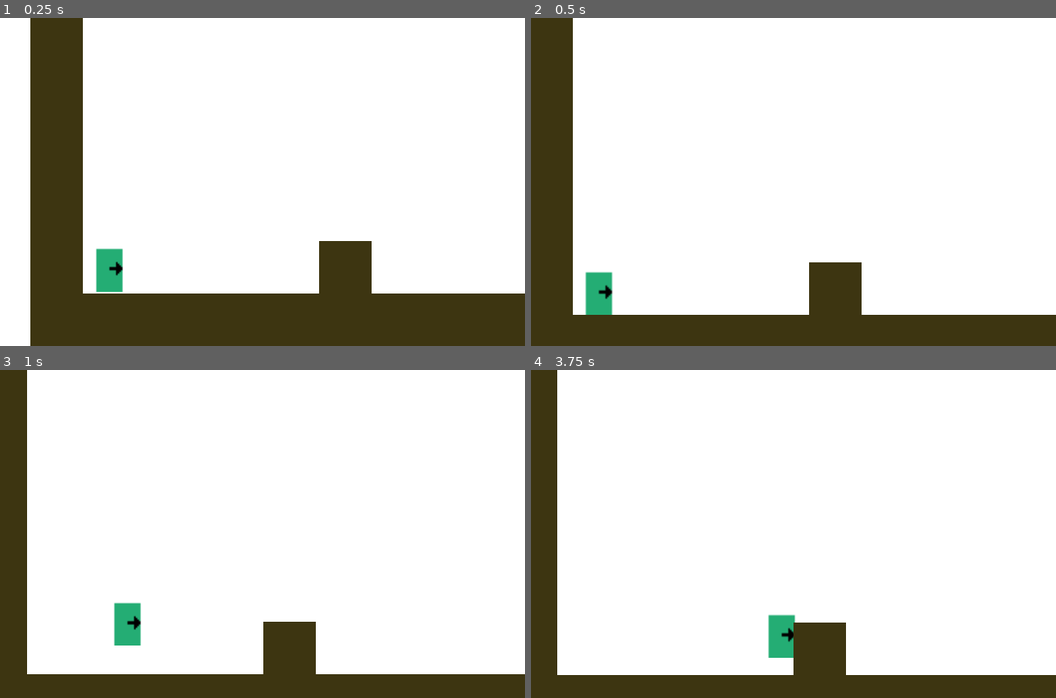
Above: before the commit, frames 1-4 (two rows, left to right).
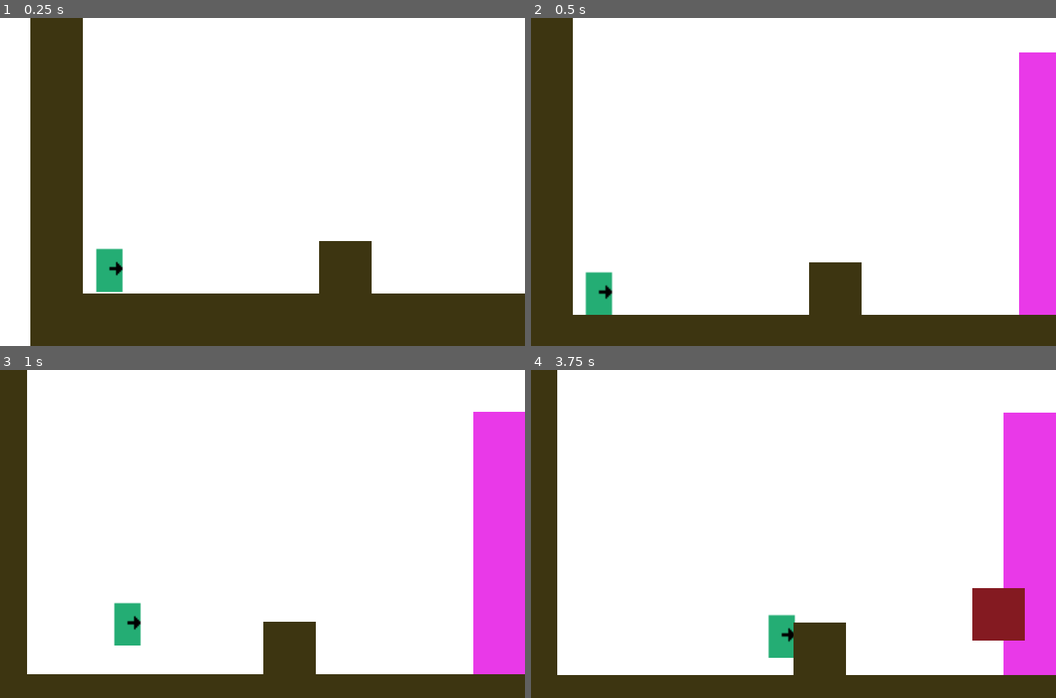
Above: after the commit, the same moments.

Repository: KapFlagon/Imoonity
Game: Godot game, scene res://src/scenes/levels/prototypes/TemplateLevel.tscn
Two runs of this game, one before a commit and one after it. Both use one fixed random seed, a clock stepped at 60 frames per second and the inputs below.
Inputs:
- Up to frame 1 (0.25 s): no input
- Up to frame 2 (0.5 s): no input
- Up to frame 3 (1 s): hold D (move_right) from 0.53 s (still down); tap O (action_phase, bound only after the commit) at 0.6 s; tap W (move_jump) at 0.77 s
- Up to frame 4 (3.75 s): tap P (action_fire) at 1.35, 3.6 s; tap W (move_jump) at 1.52, 3.02 s; tap O (action_phase, bound only after the commit) at 1.55, 2.1, 2.85 s; release D (move_right) at 2.03 s; hold A (move_left) 2.03-2.78 s; hold D (move_right) from 2.78 s (still down)

Frame 1 is identical in both runs. In frame 2, 5.6% of the frame differs, in the area x 92-100%, y 10-91%; in frame 3, 7.9%; in frame 4, 8.9%, in the area x 84-100%, y 13-93%.

Commit message:
Phase Ability POC
Added Phase ability functionality

Diff:
--- a/project.godot
+++ b/project.godot
@@ -60,6 +60,11 @@
 "events": [ Object(InputEventKey,"resource_local_to_scene":false,"resource_name":"","device":0,"alt":false,"shift":false,"control":false,"meta":false,"command":false,"pressed":false,"scancode":80,"unicode":0,"echo":false,"script":null)
  ]
 }
+action_phase={
+"deadzone": 0.5,
+"events": [ Object(InputEventKey,"resource_local_to_scene":false,"resource_name":"","device":0,"alt":false,"shift":false,"control":false,"meta":false,"command":false,"pressed":false,"scancode":79,"unicode":0,"echo":false,"script":null)
+ ]
+}
 
 [layer_names]
 
--- /dev/null
+++ b/src/scenes/game_objects/phaseAbility/phaseAbilityManager.gd
@@ -0,0 +1,16 @@
+extends Node
+
+var playerScene
+
+
+# Called when the node enters the scene tree for the first time.
+func _ready():
+	playerScene = get_parent()
+
+
+func checkActionButtonPressed():
+	if Input.is_action_just_pressed("action_phase"):
+		if(playerScene.get_collision_mask_bit(2) ):
+			playerScene.set_collision_mask_bit(2,false)
+		else:
+			playerScene.set_collision_mask_bit(2,true)
--- /dev/null
+++ b/src/scenes/game_objects/phaseAbility/phaseAbilityManager.tscn
@@ -0,0 +1,6 @@
+[gd_scene load_steps=2 format=2]
+
+[ext_resource path="res://src/scenes/game_objects/phaseAbility/phaseAbilityManager.gd" type="Script" id=1]
+
+[node name="phaseAbilityManager" type="Node"]
+script = ExtResource( 1 )
--- a/src/scenes/game_objects/scripts/Player.gd
+++ b/src/scenes/game_objects/scripts/Player.gd
@@ -10,11 +10,14 @@
 var velocity = Vector2(0, 0)
 
 var titanAbilityManager
+var phaseAbilityManager
 
 # Called when the node enters the scene tree for the first time.
 func _ready() -> void:
 	titanAbilityManager = preload("res://src/scenes/game_objects/PlanetProjectileAbility/TitanAbilityManager.tscn").instance()
+	phaseAbilityManager = preload("res://src/scenes/game_objects/phaseAbility/phaseAbilityManager.tscn").instance()
 	add_child(titanAbilityManager)
+	add_child(phaseAbilityManager)
 
 # Called every frame. 'delta' is the elapsed time since the previous frame.
 func _physics_process(delta: float) -> void:
@@ -24,6 +27,9 @@
 	move_and_slide(velocity, Vector2.UP)
 #	Place Holder for now
 	titanAbilityManager.checkActionButtonPressed()
+	phaseAbilityManager.checkActionButtonPressed()
+
+
 
 func update_player_velocity(delta: float) -> void:
 	velocity.x = update_player_horizontal_velocity()
--- a/src/scenes/levels/prototypes/TemplateLevel.tscn
+++ b/src/scenes/levels/prototypes/TemplateLevel.tscn
@@ -1,8 +1,35 @@
-[gd_scene load_steps=6 format=2]
+[gd_scene load_steps=9 format=2]
 
 [ext_resource path="res://assets/images/sprites/Placeholder_Background.png" type="Texture" id=1]
 [ext_resource path="res://assets/images/sprites/Placeholder_Wall.png" type="Texture" id=2]
 [ext_resource path="res://src/scenes/game_objects/Player.tscn" type="PackedScene" id=3]
+[ext_resource path="res://assets/images/sprites/Placeholder_PhasingMaterial.png" type="Texture" id=4]
+
+[sub_resource type="ConvexPolygonShape2D" id=4]
+points = PoolVector2Array( 0, 0, 16, 0, 16, 16, 0, 16 )
+
+[sub_resource type="TileSet" id=3]
+0/name = "Placeholder_PhasingMaterial.png 0"
+0/texture = ExtResource( 4 )
+0/tex_offset = Vector2( 0, 0 )
+0/modulate = Color( 1, 1, 1, 1 )
+0/region = Rect2( 0, 0, 16, 16 )
+0/tile_mode = 0
+0/occluder_offset = Vector2( 0, 0 )
+0/navigation_offset = Vector2( 0, 0 )
+0/shape_offset = Vector2( 0, 0 )
+0/shape_transform = Transform2D( 1, 0, 0, 1, 0, 0 )
+0/shape = SubResource( 4 )
+0/shape_one_way = false
+0/shape_one_way_margin = 1.0
+0/shapes = [ {
+"autotile_coord": Vector2( 0, 0 ),
+"one_way": false,
+"one_way_margin": 1.0,
+"shape": SubResource( 4 ),
+"shape_transform": Transform2D( 1, 0, 0, 1, 0, 0 )
+} ]
+0/z_index = 0
 
 [sub_resource type="ConvexPolygonShape2D" id=1]
 points = PoolVector2Array( 0, 0, 16, 0, 16, 16, 0, 16 )
@@ -43,14 +70,24 @@
 "_edit_use_anchors_": false
 }
 
+[node name="PhaseTileMap" type="TileMap" parent="."]
+tile_set = SubResource( 3 )
+cell_size = Vector2( 16, 16 )
+cell_quadrant_size = 8
+collision_layer = 2147483652
+collision_mask = 0
+format = 1
+tile_data = PoolIntArray( 65554, 0, 0, 65555, 0, 0, 131090, 0, 0, 131091, 0, 0, 196626, 0, 0, 196627, 0, 0, 262162, 0, 0, 262163, 0, 0, 327698, 0, 0, 327699, 0, 0, 393234, 0, 0, 393235, 0, 0, 458770, 0, 0, 458771, 0, 0, 524306, 0, 0, 524307, 0, 0, 589842, 0, 0, 589843, 0, 0, 655378, 0, 0, 655379, 0, 0 )
+
 [node name="Player" parent="." instance=ExtResource( 3 )]
 position = Vector2( 32, 168 )
+collision_mask = 15
 
-[node name="TileMap" type="TileMap" parent="."]
+[node name="wallTileMap" type="TileMap" parent="."]
 tile_set = SubResource( 2 )
 cell_size = Vector2( 16, 16 )
 cell_quadrant_size = 8
 collision_layer = 2
 collision_mask = 31
 format = 1
-tile_data = PoolIntArray( -131073, 0, 0, -196608, 0, 0, -196565, 0, 0, -196564, 0, 0, -65537, 0, 0, -131072, 0, 0, -131029, 0, 0, -131028, 0, 0, -1, 0, 0, -65536, 0, 0, -65493, 0, 0, -65492, 0, 0, 65535, 0, 0, 0, 0, 0, 43, 0, 0, 44, 0, 0, 131071, 0, 0, 65536, 0, 0, 65579, 0, 0, 65580, 0, 0, 196607, 0, 0, 131072, 0, 0, 131115, 0, 0, 131116, 0, 0, 262143, 0, 0, 196608, 0, 0, 196651, 0, 0, 196652, 0, 0, 327679, 0, 0, 262144, 0, 0, 262187, 0, 0, 262188, 0, 0, 393215, 0, 0, 327680, 0, 0, 327723, 0, 0, 327724, 0, 0, 458751, 0, 0, 393216, 0, 0, 393259, 0, 0, 393260, 0, 0, 524287, 0, 0, 458752, 0, 0, 458795, 0, 0, 458796, 0, 0, 589823, 0, 0, 524288, 0, 0, 524331, 0, 0, 524332, 0, 0, 655359, 0, 0, 589824, 0, 0, 589834, 0, 0, 589835, 0, 0, 589852, 0, 0, 589853, 0, 0, 589867, 0, 0, 589868, 0, 0, 720895, 0, 0, 655360, 0, 0, 655370, 0, 0, 655371, 0, 0, 655388, 0, 0, 655389, 0, 0, 655403, 0, 0, 655404, 0, 0, 786431, 0, 0, 720896, 0, 0, 7208 …(1256 unchanged characters)…
+tile_data = PoolIntArray( -131073, 0, 0, -196608, 0, 0, -65537, 0, 0, -131072, 0, 0, -1, 0, 0, -65536, 0, 0, 65535, 0, 0, 0, 0, 0, 131071, 0, 0, 65536, 0, 0, 196607, 0, 0, 131072, 0, 0, 262143, 0, 0, 196608, 0, 0, 327679, 0, 0, 262144, 0, 0, 393215, 0, 0, 327680, 0, 0, 458751, 0, 0, 393216, 0, 0, 524287, 0, 0, 458752, 0, 0, 589823, 0, 0, 524288, 0, 0, 655359, 0, 0, 589824, 0, 0, 589834, 0, 0, 589835, 0, 0, 589852, 0, 0, 589853, 0, 0, 720895, 0, 0, 655360, 0, 0, 655370, 0, 0, 655371, 0, 0, 655388, 0, 0, 655389, 0, 0, 786431, 0, 0, 720896, 0, 0, 7208 …(1256 unchanged characters)…
